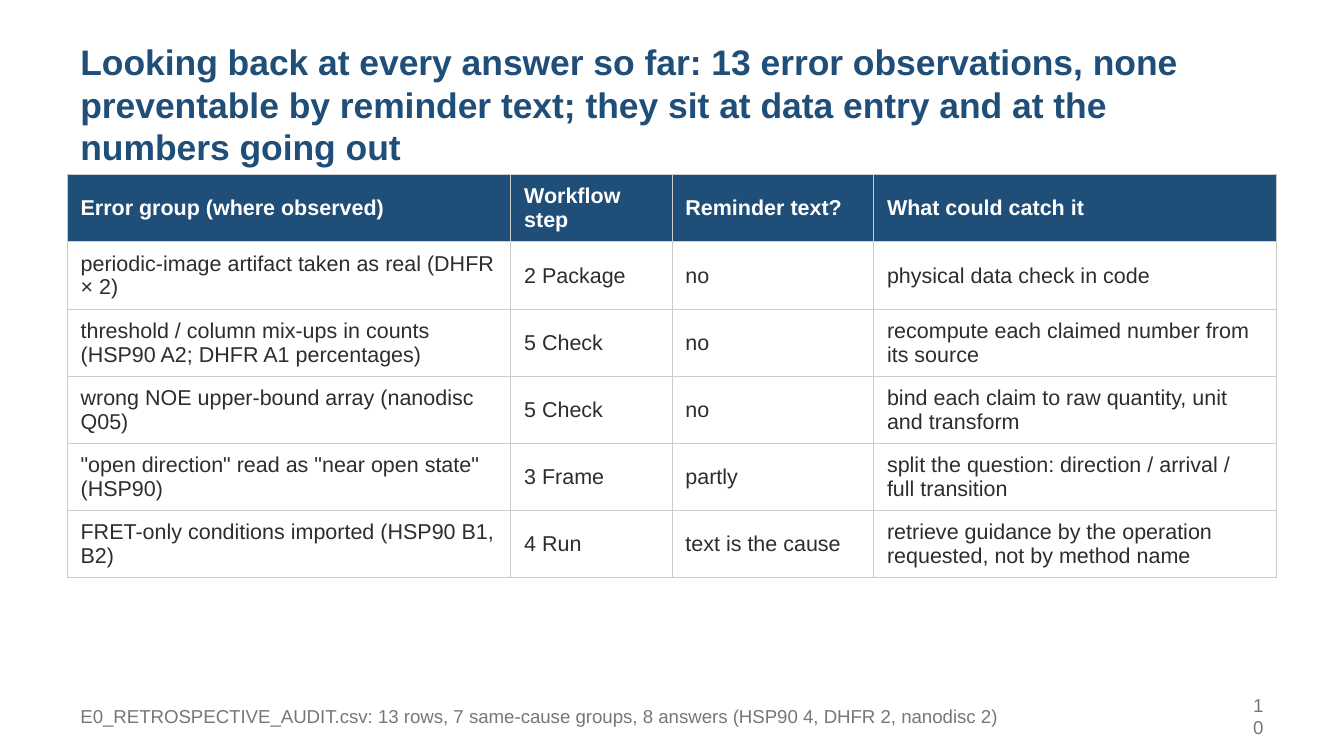
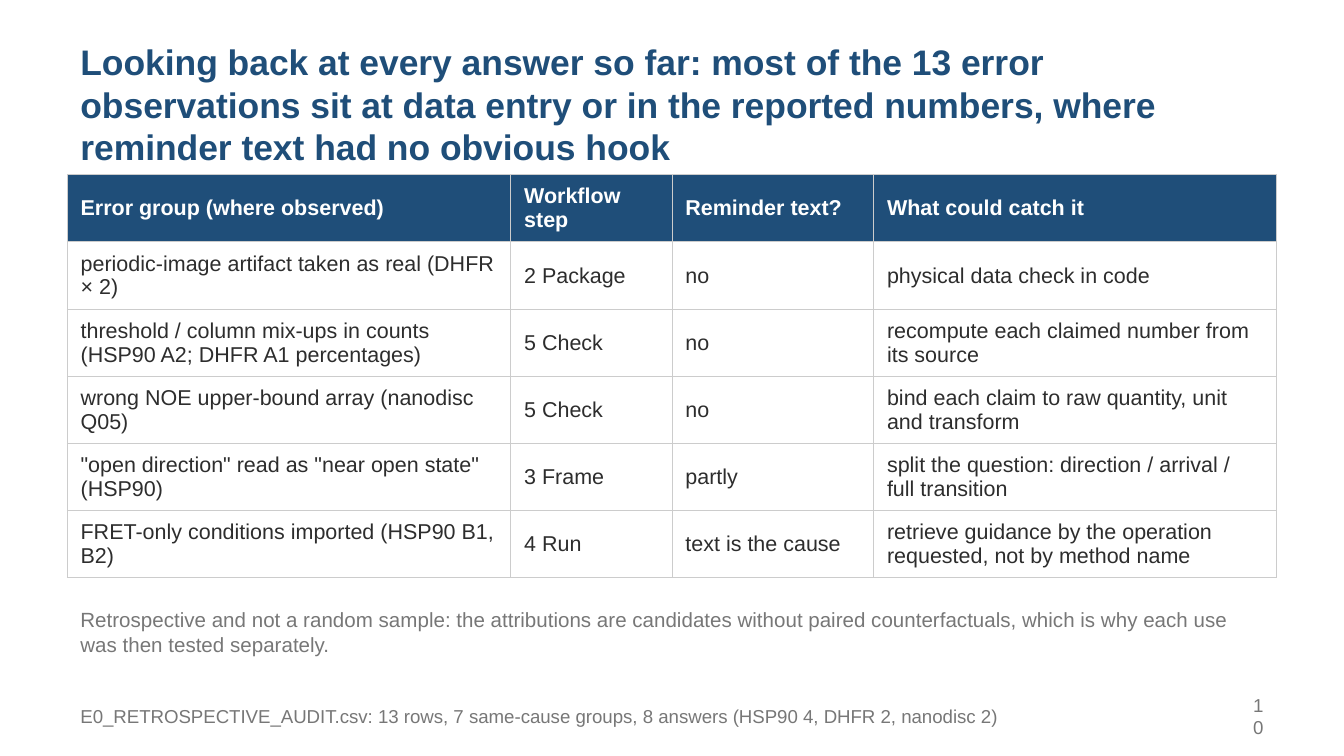
Before and after one commit to alex051107/dynamics-atlas-harness, a slide deck: slide 10 of review/rules-agent-study-20260909/development-results/SOOJUNG_DISCUSSION_20260910_EN.pptx. Drawn at 1344x756 pixels with LibreOffice and Linux fonts; fonts in the diff are those of the drawing. Boxes give left, top, right and bottom in pixels: in the first picture for what was removed or moved away, otherwise in the second. Text is boxed around its words. In the diff, an @@ line names an element or a change of style, - is before the commit and + after.

```diff
--- a/review/rules-agent-study-20260909/development-results/SOOJUNG_DISCUSSION_20260910_EN.pptx
+++ b/review/rules-agent-study-20260909/development-results/SOOJUNG_DISCUSSION_20260910_EN.pptx
@@ text at (80, 49, 1155, 161): text changed @@
-Looking back at every answer so far: 13 error observations, none preventable by reminder text; they sit at data entry and at the numbers going out
+Looking back at every answer so far: most of the 13 error observations sit at data entry or in the reported numbers, where reminder text had no obvious hook
@@ text added at (80, 612, 1227, 656), 11 pt, text #777777 @@
+Retrospective and not a random sample: the attributions are candidates without paired counterfactuals, which is why each use was then tested separately.
```
Also in this commit, not shown: 13 other slides changed, 2 slides added, 1 slide removed, 8 other files.
